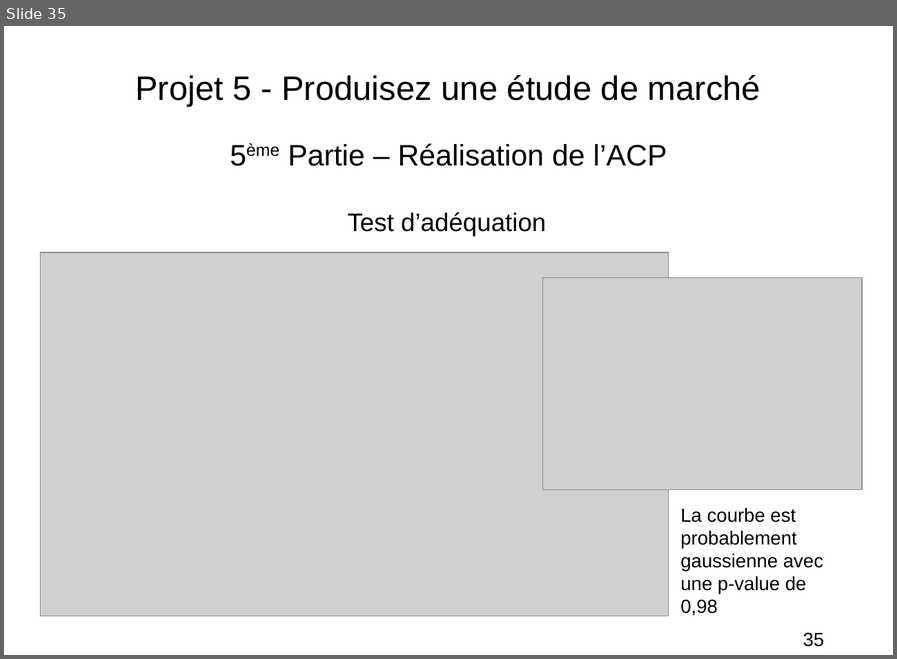
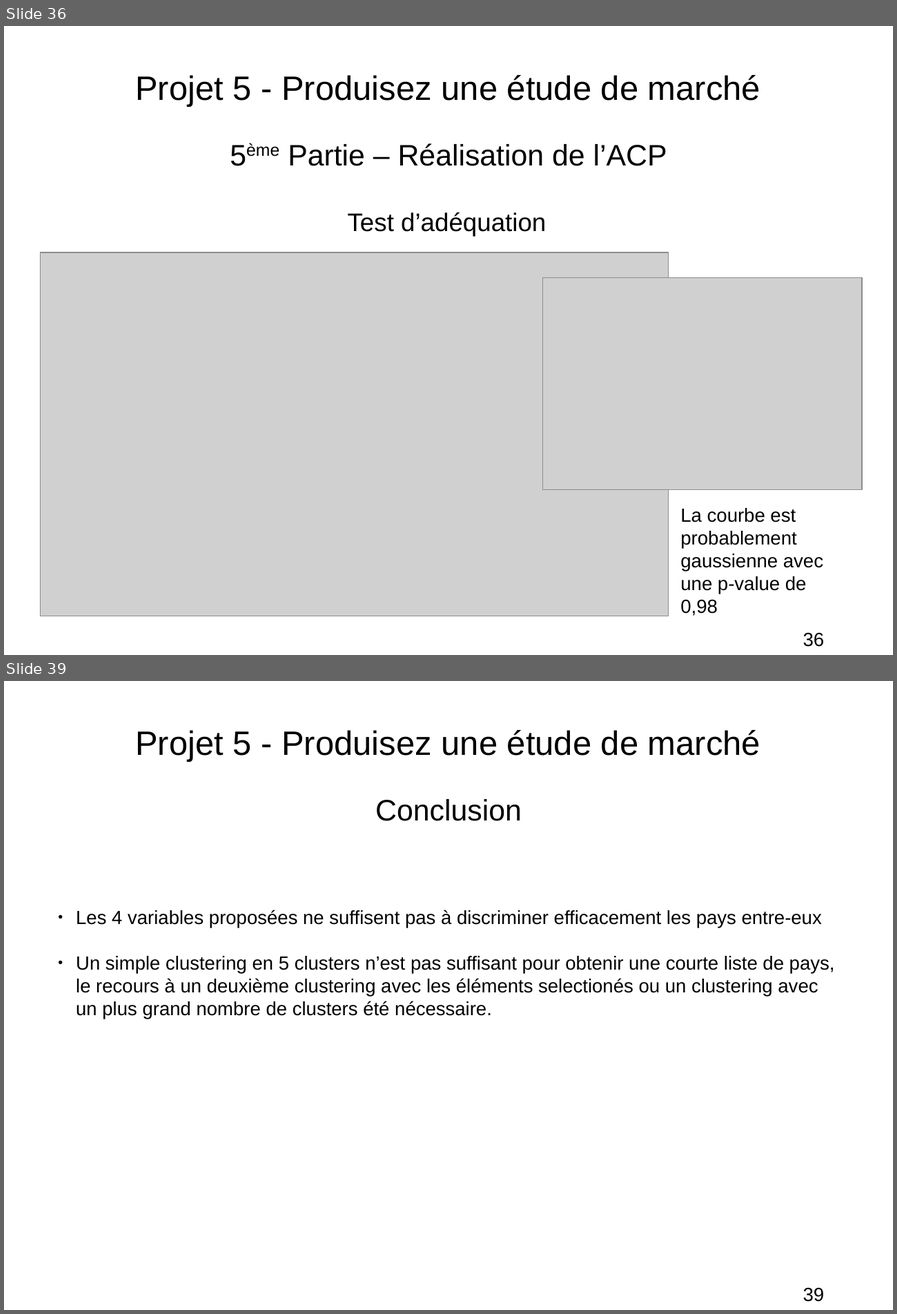
Before and after one commit to FranckDELRUE/FranckDELRUE-OCR-Project-5-DAn-Python, a slide deck: P5_04_Presentation.odp. Shown one above the other, each under a label of ours: slide 35 before the commit, slides 36 and 39 after it; the slides between them are not shown. The pictures are 897x659 and 897x1314 pixels, drawn with LibreOffice and Linux fonts; fonts in the diff are those of the drawing; grey boxes stand for pictures. Boxes give left, top, right and bottom in pixels: in the first picture for what was removed or moved away, otherwise in the second. Text is boxed around its words. In the diff, an @@ line names an element or a change of style, - is before the commit and + after.

```diff
--- a/P5_04_Presentation.odp
+++ b/P5_04_Presentation.odp
@@ slide 39 added at (x1=4, y1=681, x2=893, y2=1310), background #FFFFFF @@
@@ title added at (x1=135, y1=730, x2=760, y2=762), 32 pt, text #000000 @@
+Projet 5 - Produisez une étude de marché
@@ subtitle added at (x1=375, y1=799, x2=522, y2=821), 28 pt, text #000000 @@
+Conclusion
@@ text added at (x1=76, y1=909, x2=835, y2=1019), 18 pt, text #000000 @@
+● Les 4 variables proposées ne suffisent pas à discriminer efficacement les pays entre-eux
+● Un simple clustering en 5 clusters n’est pas suffisant pour obtenir une courte liste de pays, le recours à un deuxième clustering avec les éléments selectionés ou un clustering avec un plus grand nombre de clusters été nécessaire.
@@ page number added at (x1=803, y1=1287, x2=824, y2=1301), 18 pt, text #000000 @@
+39
@@ what was slide 35 is now slide 36 @@
@@ page number at (x1=803, y1=632, x2=824, y2=646): text changed @@
-35
+36
```
Also in this commit, not shown: 3 slides changed, 1 other slide added, 16 other files.
